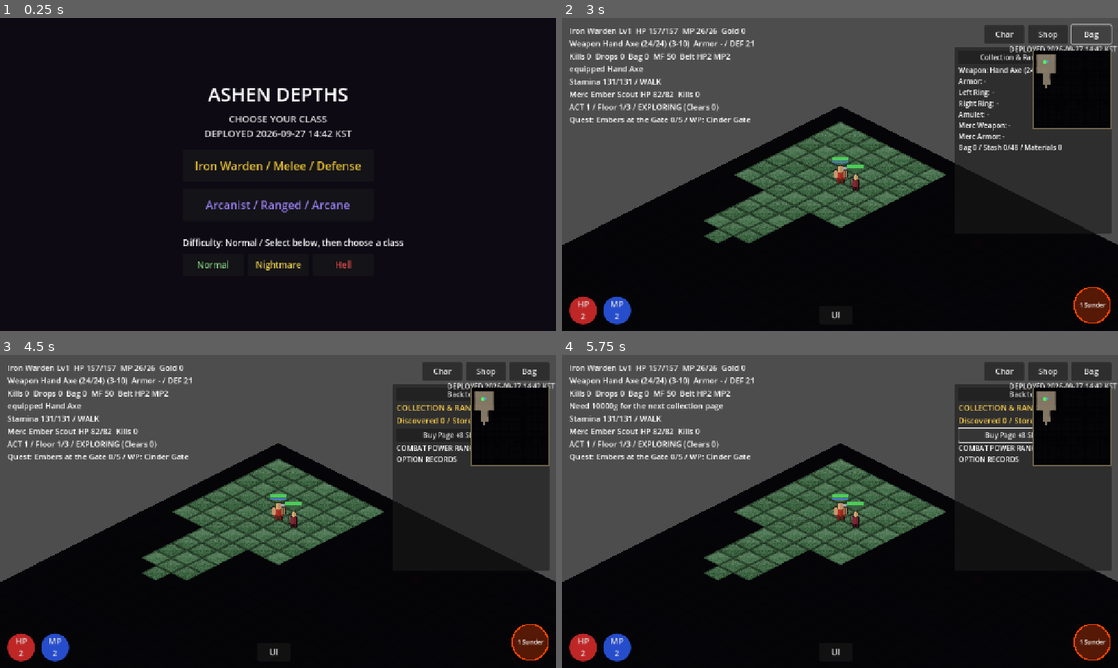
Above: before the commit, frames 1-4 (two rows, left to right).
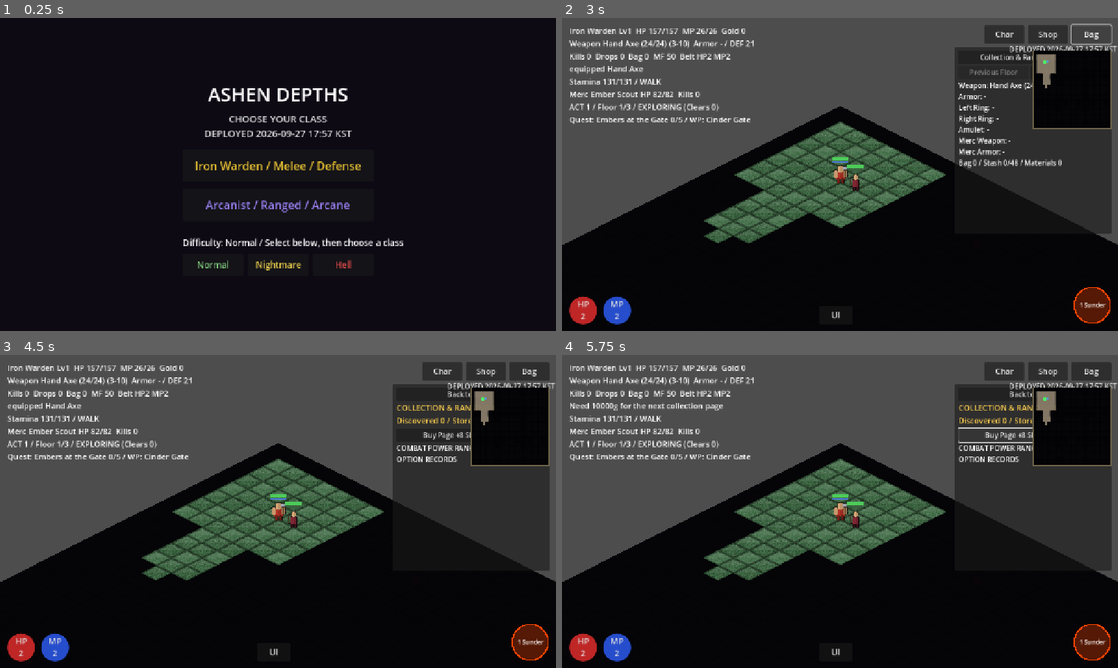
Above: after the commit, the same moments.

Repository: jflakeee/diablo
Game: Godot game, scene res://main.tscn
Same seed, same stepped clock (60 frames per second), same inputs: the game is played once before the commit and once after it.
Inputs (mouse positions are in pixels of both pictures, inside the frame that each line leads up to):
- Up to frame 1 (0.25 s): no input
- Up to frame 2 (3 s): click "Normal" at 0.5 s; click "Normal" at 1.25 s; click "Iron Warden / Melee / Defense" at 2 s; click "Bag" at 2.75 s
- Up to frame 3 (4.5 s): click (500, 408) at 3.5 s, where only the run after the commit has a clickable "Town Portal"; click "Collection & Ranking Book (0)" at 4.25 s
- Up to frame 4 (5.75 s): click "Buy Page +8 Slots (10000g)" at 5 s

The runs differ from the first frame. In frame 1, less than 0.1% of the frame differs, in the area x 56-60%, y 36-38%; in frame 2, 1.7%, in the area x 71-98%, y 8-48%; in frame 3, less than 0.1%; in frame 4, less than 0.1%.

Commit message:
Add persistent floor and town portal travel

Diff:
--- a/prototype/game_dungeon/main.gd
+++ b/prototype/game_dungeon/main.gd
@@ -34,7 +34,7 @@
 const CollectionBook := preload("res://collection_book.gd")
 const Visibility := preload("res://visibility.gd")
 const FogOverlay := preload("res://fog_overlay.gd")
-const DEPLOYED_AT_KST := "2026-09-27 14:42 KST"
+const DEPLOYED_AT_KST := "2026-09-27 17:57 KST"
 
 var _grid: Array = []
 var _astar: AStarGrid2D
@@ -89,6 +89,9 @@
 var _fog: Node2D
 var _visible_cells := {}
 var _explored_by_floor := {}
+var _floor_states := {}
+var _town_portal := {}
+var _in_town := false
 var _last_visibility_cell := Vector2i(-999, -999)
 const SIGHT_RADIUS := 8
 var _attack_line: Line2D
@@ -495,6 +498,7 @@
 	_act += 1
 
 func _next_level() -> void:
+	_capture_floor_state()
 	_levels_cleared += 1
 	_dlevel += 1
 	Waypoint.unlock(_waypoint_defs, _waypoint_state, _act, _level_in_act())
@@ -516,7 +520,7 @@
 			_merc.gx = _player.gx + 1
 			_merc.gy = _player.gy
 			_merc.position = _iso(_merc.gx, _merc.gy)
-	_spawn_dungeon_monsters()
+	_restore_or_spawn_floor()
 	_last_visibility_cell = Vector2i(-999, -999)
 	_update_visibility(true)
 	if is_instance_valid(_cam):
@@ -524,6 +528,37 @@
 	_combat_log = "던전 레벨 %d" % _dlevel
 
 # A* 내비게이션: actor를 (tgx,tgy)로 경로 따라 이동 (경로 400ms 캐시)
+func _capture_floor_state() -> void:
+	if _in_town or _grid.is_empty(): return
+	var monster_states: Array = []
+	for m in _monsters:
+		if not is_instance_valid(m) or not m.alive: continue
+		monster_states.append({"name": m.actor_name, "level": m.level, "life": m.life, "max_life": m.max_life, "ar": m.attack_rating, "def": m.defense, "dmin": m.dmg_min, "dmax": m.dmg_max, "speed": m.speed, "gx": m.gx, "gy": m.gy, "kind": String(m.get_meta("kind", "melee")), "res_fire": m.res_fire, "res_cold": m.res_cold, "res_light": m.res_light, "res_poison": m.res_poison})
+	var ground_states: Array = []
+	for n in _ground:
+		if is_instance_valid(n): ground_states.append({"item": (n.get_meta("item") as Dictionary).duplicate(true), "gx": float(n.get_meta("gx")), "gy": float(n.get_meta("gy"))})
+	_floor_states[str(_dlevel)] = {"monsters": monster_states, "ground": ground_states, "exit_locked": _exit_locked}
+
+func _restore_or_spawn_floor() -> void:
+	for existing in _monsters:
+		if is_instance_valid(existing): existing.queue_free()
+	_monsters.clear()
+	var state: Dictionary = _floor_states.get(str(_dlevel), {})
+	if state.is_empty():
+		_spawn_dungeon_monsters()
+		return
+	_exit_locked = bool(state.get("exit_locked", false))
+	for raw in state.get("monsters", []):
+		var s: Dictionary = raw
+		var m := _spawn_monster(String(s["name"]), Color(0.65, 0.25, 0.2), 24, 32, int(s["level"]), int(s["max_life"]), int(s["ar"]), int(s["def"]), int(s["dmin"]), int(s["dmax"]), float(s["speed"]), roundi(float(s["gx"])), roundi(float(s["gy"])))
+		m.life = int(s["life"]); m.gx = float(s["gx"]); m.gy = float(s["gy"]); m.position = _iso(m.gx, m.gy)
+		m.set_meta("kind", String(s.get("kind", "melee")))
+		m.res_fire = int(s.get("res_fire", 0)); m.res_cold = int(s.get("res_cold", 0)); m.res_light = int(s.get("res_light", 0)); m.res_poison = int(s.get("res_poison", 0))
+		if String(s.get("kind", "")) == "boss": _boss = m
+	for raw in state.get("ground", []):
+		var drop: Dictionary = raw
+		_spawn_ground((drop.get("item", {}) as Dictionary).duplicate(true), float(drop.get("gx", 0)), float(drop.get("gy", 0)))
+
 func _nav_toward(actor: ActorScript, tgx: float, tgy: float, delta: float) -> void:
 	var d := Vector2(tgx - actor.gx, tgy - actor.gy)
 	if d.length() <= 1.5:
@@ -1000,6 +1035,8 @@
 		_run_auto_equip_sell_test.call_deferred()
 	elif OS.get_cmdline_user_args().has("collection_book_test"):
 		_run_collection_book_test.call_deferred()
+	elif OS.get_cmdline_user_args().has("travel_system_test"):
+		_run_travel_system_test.call_deferred()
 
 func _run_skill_visual_test() -> void:
 	await get_tree().create_timer(0.75).timeout
@@ -1127,6 +1164,23 @@
 	var equip_ok: bool = _equipped["weapon"] == unique and not _collection.stored.has(unique)
 	var ok: bool = stored_ok and records_ok and page_ok and equip_ok
 	print("[COLLECTION] stored=%s records=%s page=%s equip=%s verdict=%s" % [str(stored_ok), str(records_ok), str(page_ok), str(equip_ok), "PASS" if ok else "FAIL"])
+	await get_tree().create_timer(0.5).timeout
+	get_tree().quit()
+
+func _run_travel_system_test() -> void:
+	await get_tree().create_timer(0.5).timeout
+	var start_floor := _dlevel
+	var start_position := Vector2(_player.gx, _player.gy)
+	var start_monsters := _monsters.size()
+	_toggle_town_portal()
+	var town_ok: bool = _in_town and not _town_portal.is_empty() and _monsters.is_empty()
+	_toggle_town_portal()
+	var return_ok: bool = not _in_town and _dlevel == start_floor and Vector2(_player.gx, _player.gy).distance_to(start_position) < 0.1 and _monsters.size() == start_monsters
+	_travel_to_floor(start_floor + 1, Vector2.INF)
+	_previous_floor()
+	var previous_ok: bool = _dlevel == start_floor and _floor_states.has(str(start_floor + 1))
+	var ok: bool = town_ok and return_ok and previous_ok
+	print("[TRAVEL] town=%s return=%s previous=%s cached=%d verdict=%s" % [str(town_ok), str(return_ok), str(previous_ok), _floor_states.size(), "PASS" if ok else "FAIL"])
 	await get_tree().create_timer(0.5).timeout
 	get_tree().quit()
 
@@ -1379,6 +1433,7 @@
 		"automation": _automation.snapshot(),
 		"collection_book": _collection.snapshot(),
 		"explored_by_floor": _explored_by_floor.duplicate(true),
+		"floor_states": _floor_states.duplicate(true), "town_portal": _town_portal.duplicate(true),
 	}
 
 func _save_game() -> void:
@@ -1439,6 +1494,8 @@
 	_automation.restore(state.get("automation", {}))
 	_collection.restore(state.get("collection_book", {}))
 	_explored_by_floor = (state.get("explored_by_floor", {}) as Dictionary).duplicate(true)
+	_floor_states = (state.get("floor_states", {}) as Dictionary).duplicate(true)
+	_town_portal = (state.get("town_portal", {}) as Dictionary).duplicate(true)
 	_last_visibility_cell = Vector2i(-999, -999)
 	_update_visibility(true)
 	_spawn_corpse_marker()
@@ -2763,6 +2820,7 @@
 	if target.is_empty():
 		_combat_log = "No waypoint available"
 		return
+	_capture_floor_state()
 	_dlevel = (_act - 1) * ACT_LEN + int(target.get("floor", 1))
 	Waypoint.unlock(_waypoint_defs, _waypoint_state, _act, _level_in_act())
 	for ground_item in _ground:
@@ -2783,13 +2841,72 @@
 		_merc.gx = _player.gx + 1
 		_merc.gy = _player.gy
 		_merc.position = _iso(_merc.gx, _merc.gy)
-	_spawn_dungeon_monsters()
+	_restore_or_spawn_floor()
 	_last_visibility_cell = Vector2i(-999, -999)
 	_update_visibility(true)
 	if is_instance_valid(_cam):
 		_cam.position = _player.position
 	_combat_log = "Waypoint: %s" % Waypoint.current_name(_waypoint_defs, _waypoint_state)
 	_refresh_vendor()
+
+func _previous_floor() -> void:
+	if _in_town:
+		_combat_log = "Use Return Portal first"
+		return
+	if _dlevel <= 1:
+		_combat_log = "No previous floor"
+		return
+	_travel_to_floor(_dlevel - 1, Vector2.INF)
+
+func _clear_travel_nodes() -> void:
+	for n in _ground:
+		if is_instance_valid(n): n.queue_free()
+	_ground.clear()
+	for p in _projectiles:
+		var node: Node = p.get("node", null)
+		if is_instance_valid(node): node.queue_free()
+	_projectiles.clear()
+	for m in _monsters:
+		if is_instance_valid(m): m.queue_free()
+	_monsters.clear()
+
+func _travel_to_floor(target_level: int, return_position: Vector2) -> void:
+	if not _in_town: _capture_floor_state()
+	_clear_travel_nodes()
+	_dlevel = maxi(1, target_level)
+	_in_town = false
+	_generate_dungeon()
+	_build_minimap_tex()
+	var arrival := return_position
+	if arrival == Vector2.INF or not _walkable(arrival.x, arrival.y): arrival = Vector2(_ent_cell.x, _ent_cell.y)
+	_player.gx = arrival.x; _player.gy = arrival.y; _player.position = _iso(arrival.x, arrival.y)
+	if _merc != null:
+		_merc.gx = _player.gx + 1; _merc.gy = _player.gy; _merc.position = _iso(_merc.gx, _merc.gy)
+	_restore_or_spawn_floor()
+	_last_visibility_cell = Vector2i(-999, -999)
+	_update_visibility(true)
+	if is_instance_valid(_cam): _cam.position = _player.position
+	_combat_log = "Returned to Floor %d" % _dlevel
+	_rebuild_inv()
+
+func _toggle_town_portal() -> void:
+	if _in_town:
+		if _town_portal.is_empty():
+			_combat_log = "No return portal"
+			return
+		_travel_to_floor(int(_town_portal.get("floor", 1)), Vector2(float(_town_portal.get("gx", 1)), float(_town_portal.get("gy", 1))))
+		_town_portal = {}
+		return
+	_capture_floor_state()
+	_town_portal = {"floor": _dlevel, "gx": _player.gx, "gy": _player.gy}
+	_clear_travel_nodes()
+	for m in _monsters:
+		if is_instance_valid(m): m.queue_free()
+	_monsters.clear()
+	_in_town = true
+	_player.gx = _ent_cell.x; _player.gy = _ent_cell.y; _player.position = _iso(_player.gx, _player.gy)
+	_combat_log = "HOMETOWN — Return Portal is open"
+	_rebuild_inv()
 
 # ── 캐릭터 성장 패널 ──
 func _build_char_panel() -> void:
@@ -3105,6 +3222,19 @@
 	collection_button.text = "Collection & Ranking Book (%d)" % _collection.records.size()
 	collection_button.pressed.connect(_show_collection)
 	_inv_vbox.add_child(collection_button)
+	var travel_row := HBoxContainer.new()
+	var previous_button := Button.new()
+	previous_button.text = "Previous Floor"
+	previous_button.disabled = _dlevel <= 1 or _in_town
+	previous_button.pressed.connect(_previous_floor)
+	previous_button.size_flags_horizontal = Control.SIZE_EXPAND_FILL
+	travel_row.add_child(previous_button)
+	var town_button := Button.new()
+	town_button.text = "Return Portal" if _in_town else "Town Portal"
+	town_button.pressed.connect(_toggle_town_portal)
+	town_button.size_flags_horizontal = Control.SIZE_EXPAND_FILL
+	travel_row.add_child(town_button)
+	_inv_vbox.add_child(travel_row)
 	var wn := _equipped_label("weapon")
 	var an := _equipped_label("armor")
 	var rln := _equipped_label("ring_left")
--- a/prototype/game_dungeon/save_store.gd
+++ b/prototype/game_dungeon/save_store.gd
@@ -1,6 +1,6 @@
 extends RefCounted
 
-const CURRENT_VERSION := 11
+const CURRENT_VERSION := 12
 const DEFAULT_PATH := "user://ashen_depths_save.json"
 
 static func _migrate(raw: Dictionary) -> Dictionary:
@@ -50,6 +50,10 @@
 	if version == 10:
 		state["explored_by_floor"] = state.get("explored_by_floor", {})
 		version = 11
+	if version == 11:
+		state["floor_states"] = state.get("floor_states", {})
+		state["town_portal"] = state.get("town_portal", {})
+		version = 12
 	state["schema_version"] = version
 	return state
 
@@ -180,6 +184,10 @@
 	v10["schema_version"] = 10
 	var migrated_v10 := _migrate(v10)
 	if int(migrated_v10.get("schema_version", 0)) != CURRENT_VERSION or not migrated_v10.get("explored_by_floor", null) is Dictionary: failures.append("v10 exploration migration")
+	var v11 := state.duplicate(true)
+	v11["schema_version"] = 11
+	var migrated_v11 := _migrate(v11)
+	if int(migrated_v11.get("schema_version", 0)) != CURRENT_VERSION or not migrated_v11.get("floor_states", null) is Dictionary or not migrated_v11.get("town_portal", null) is Dictionary: failures.append("v11 travel migration")
 	var corrupt_path := "user://save_store_corrupt_%s.json" % suffix
 	var corrupt := FileAccess.open(corrupt_path, FileAccess.WRITE)
 	if corrupt != null:
@@ -189,4 +197,4 @@
 	for cleanup in [path, path + ".tmp", path + ".bak", corrupt_path]:
 		var absolute := ProjectSettings.globalize_path(cleanup)
 		if FileAccess.file_exists(absolute): DirAccess.remove_absolute(absolute)
-	return {"ok": failures.is_empty(), "checks": 16, "failures": failures}
+	return {"ok": failures.is_empty(), "checks": 17, "failures": failures}
